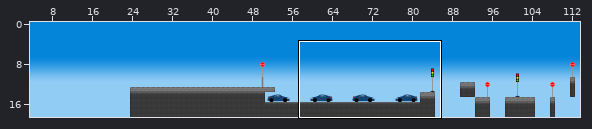
One commit to this Tiled map (JSON): assets/tiled/lvl1.json. The first picture is a wide view before the edit; the outline marks the close-up.
Close-up. The starting point:
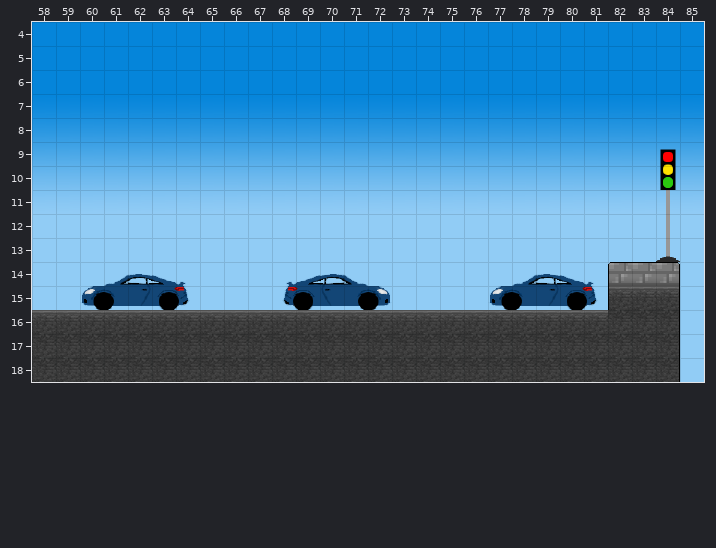
Cells are 32x32 px. Shown: x 58..85, y 4..18.
The result:
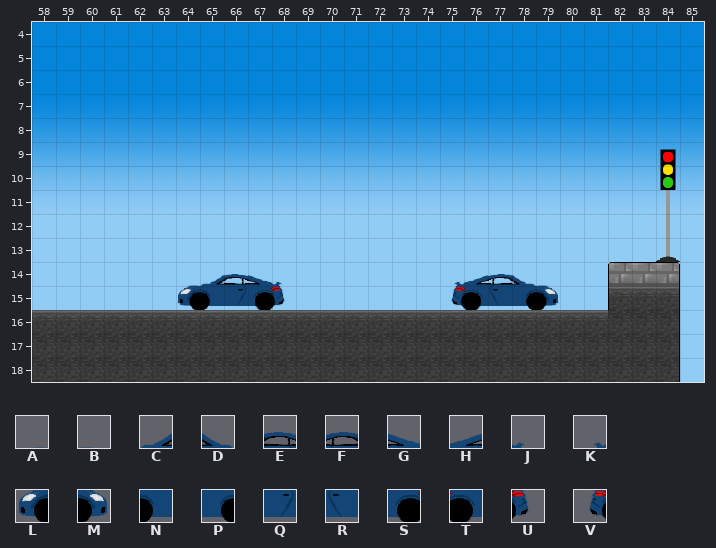
Key: from "Background": A 0, B 0 flipped left-right, C 1, D 1 flipped left-right, E 2, F 2 flipped left-right, G 3, H 3 flipped left-right, J 4, K 4 flipped left-right, L 5, M 5 flipped left-right, N 6, P 6 flipped left-right, Q 7, R 7 flipped left-right, S 8, T 8 flipped left-right, U 9, V 9 flipped left-right.
_ is an empty cell, . an unchanged one.
The edit:
--- layer "Autolvl1"
@@ x 60..81 @@
-15 LNQS.___.TRPM..._LNQSU
+15 ____.NQS.____...TRP___
--- layer "Backgroundlvl1"
@@ x 61..81 @@
-14 CEGJ___KHFD...___CEGJ
-15 ...U...V......_..._..
+14 ___ACEGJ___...KHFDB__
+15 ...L...U......V...M..
Pixel boxes of the changes (left, top, right, bottom) in both close-ups:
changed: (81, 274, 391, 310)
changed: (450, 274, 598, 310)
